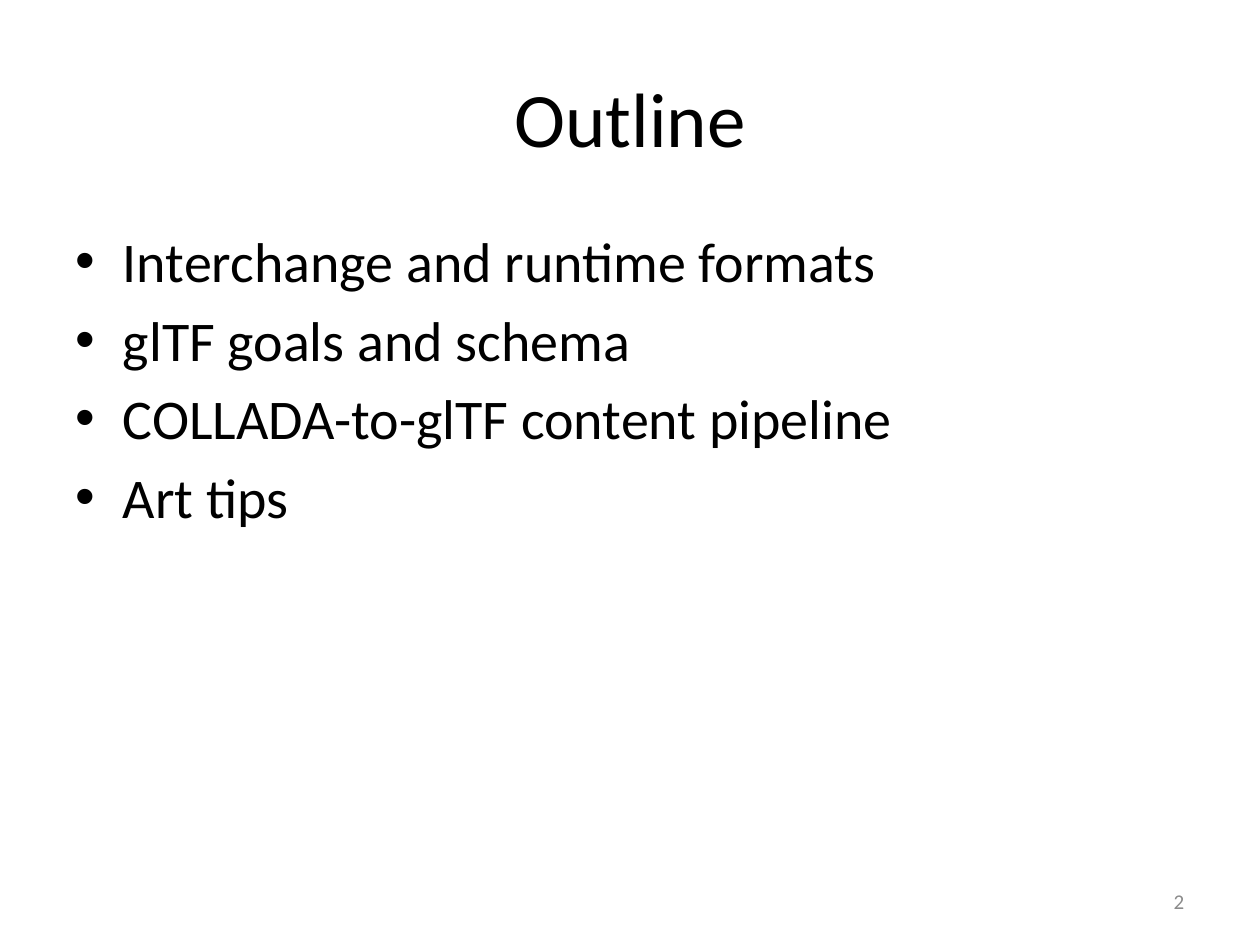
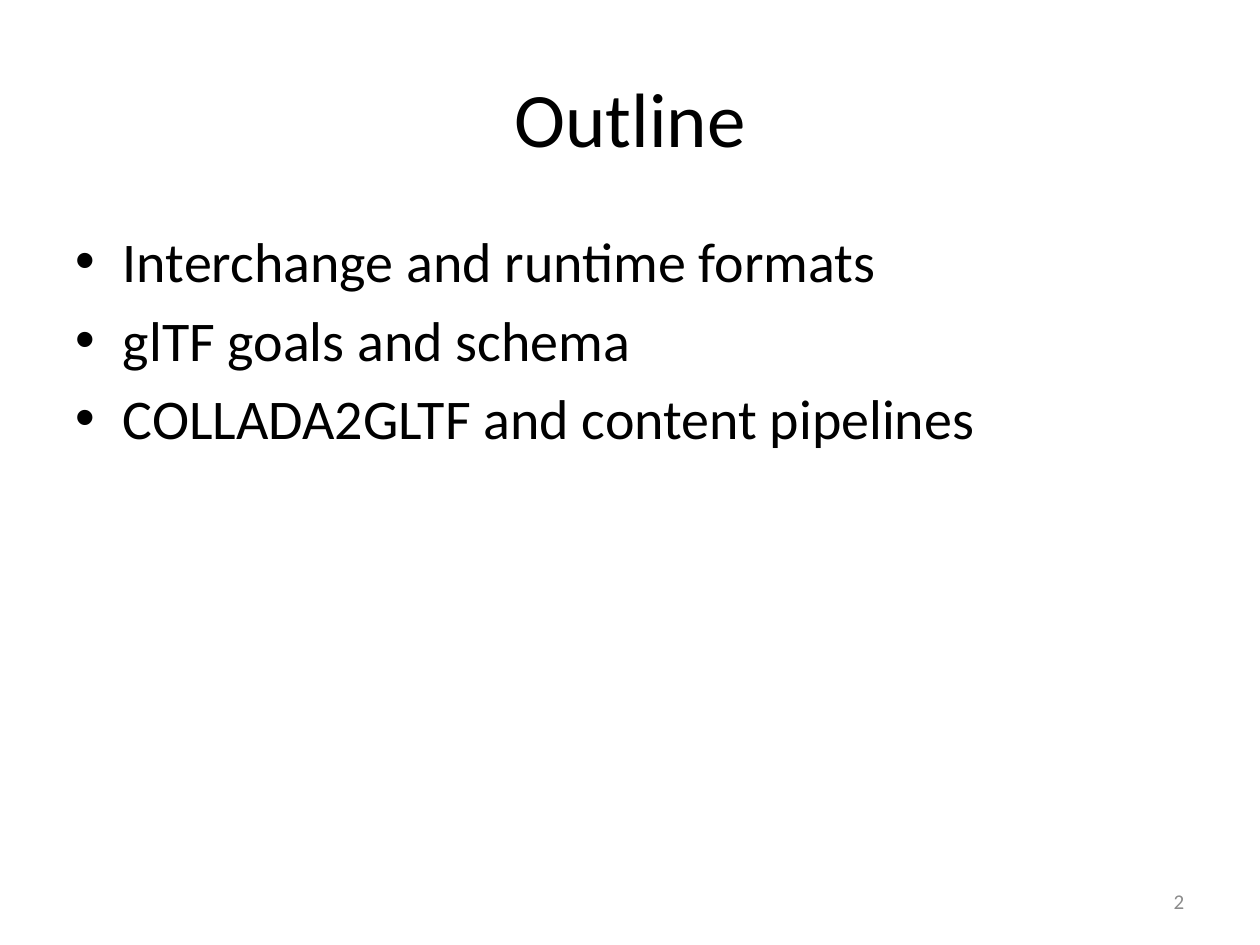
Before and after one commit to pjcozzi/Articles, a slide deck: slide 2 of WebGLContentPipeline/WebGLContentPipelineWithglTF.pptx. Drawn at 1260x945 pixels with LibreOffice and Linux fonts; fonts in the diff are those of the drawing. Boxes give left, top, right and bottom in pixels: in the first picture for what was removed or moved away, otherwise in the second. Text is boxed around its words. In the diff, an @@ line names an element or a change of style, - is before the commit and + after.

```diff
--- a/WebGLContentPipeline/WebGLContentPipelineWithglTF.pptx
+++ b/WebGLContentPipeline/WebGLContentPipelineWithglTF.pptx
@@ text at box(123, 400, 974, 448): text changed @@
-• COLLADA-to-glTF content pipeline
-• Art tips
+• COLLADA2GLTF and content pipelines
```
Also in this commit, not shown: 4 other slides changed, 2 slides removed, 1 other file.
